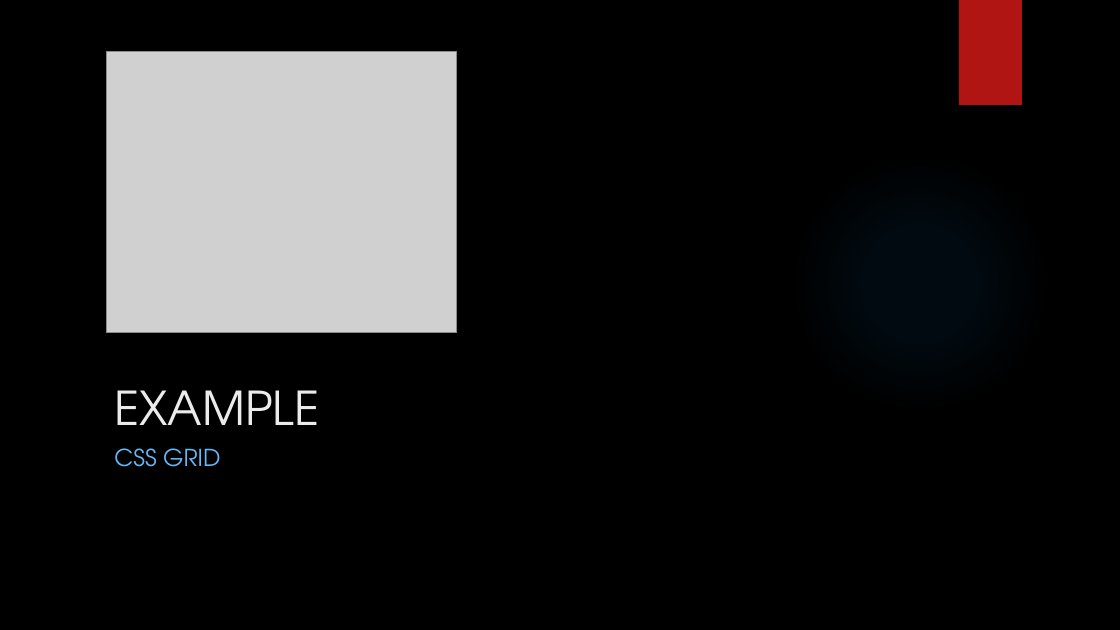
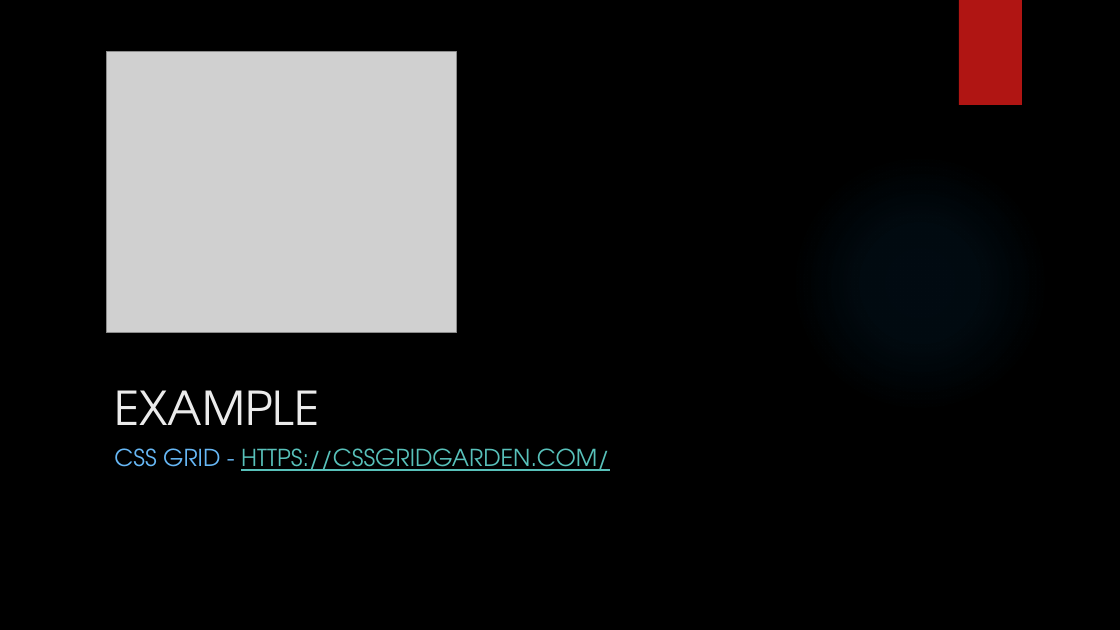
Before and after one commit to LogolsLLC/Logols-May2018, a slide deck: slide 26 of Slides/09_CSS_TrainingPlan.pptx (slide 25 before the commit). Drawn at 1120x630 pixels with LibreOffice and Linux fonts; fonts in the diff are those of the drawing; grey boxes stand for pictures; background and template pictures are left out. Boxes give left, top, right and bottom in pixels: in the first picture for what was removed or moved away, otherwise in the second. Text is boxed around its words. In the diff, an @@ line names an element or a change of style, - is before the commit and + after.

```diff
--- a/Slides/09_CSS_TrainingPlan.pptx
+++ b/Slides/09_CSS_TrainingPlan.pptx
@@ text at <box>114,448,609,471</box>: text changed; text colour #67B8F6 to #58C1BA @@
-CSS GRID
+CSS GRID - HTTPS://CSSGRIDGARDEN.COM/
```
Also in this commit, not shown: 2 other slides changed, 1 slide added, 7 other files.
